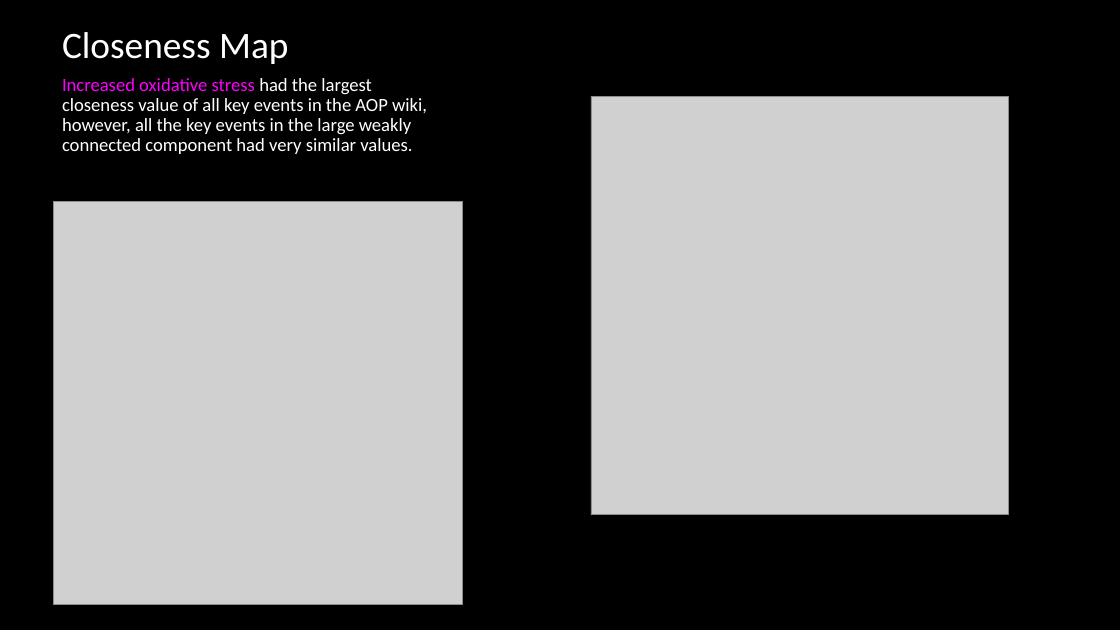
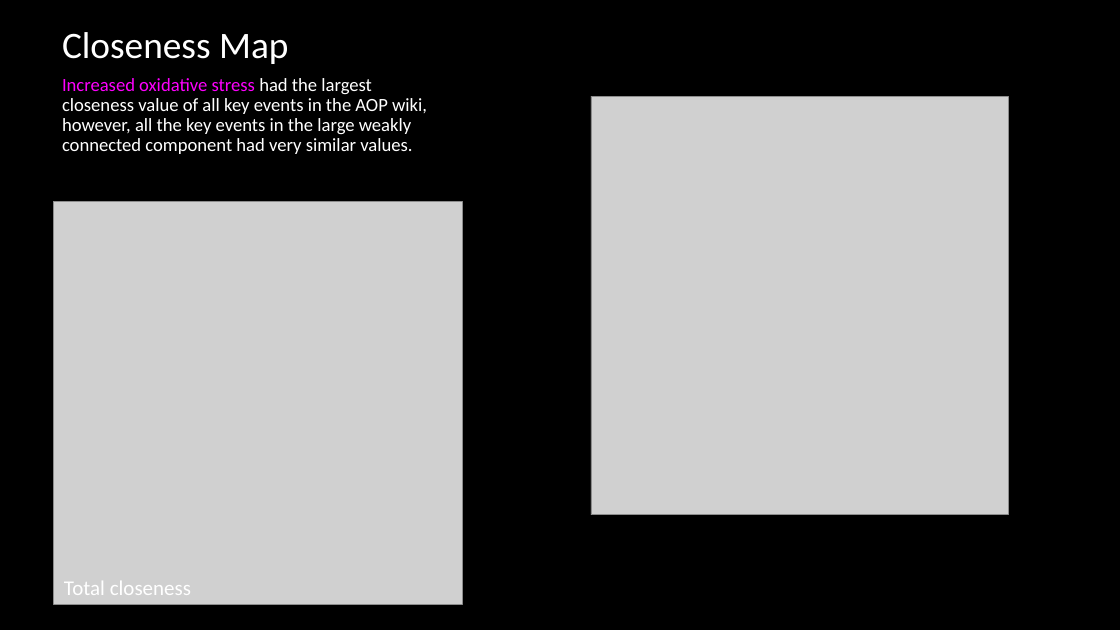
Before and after one commit to npollesch/AOPWiki, a slide deck: slide 32 of Presentations/AOPwiki_analysis.pptx (slide 31 before the commit). Drawn at 1120x630 pixels with LibreOffice and Linux fonts; fonts in the diff are those of the drawing; grey boxes stand for pictures. Boxes give left, top, right and bottom in pixels: in the first picture for what was removed or moved away, otherwise in the second. Text is boxed around its words. In the diff, an @@ line names an element or a change of style, - is before the commit and + after.

```diff
--- a/Presentations/AOPwiki_analysis.pptx
+++ b/Presentations/AOPwiki_analysis.pptx
@@ text added at [64, 581, 191, 595], 18 pt, text #FFFFFF @@
+Total closeness
```
Also in this commit, not shown: 7 other slides changed, 6 slides added, 1 slide removed.
